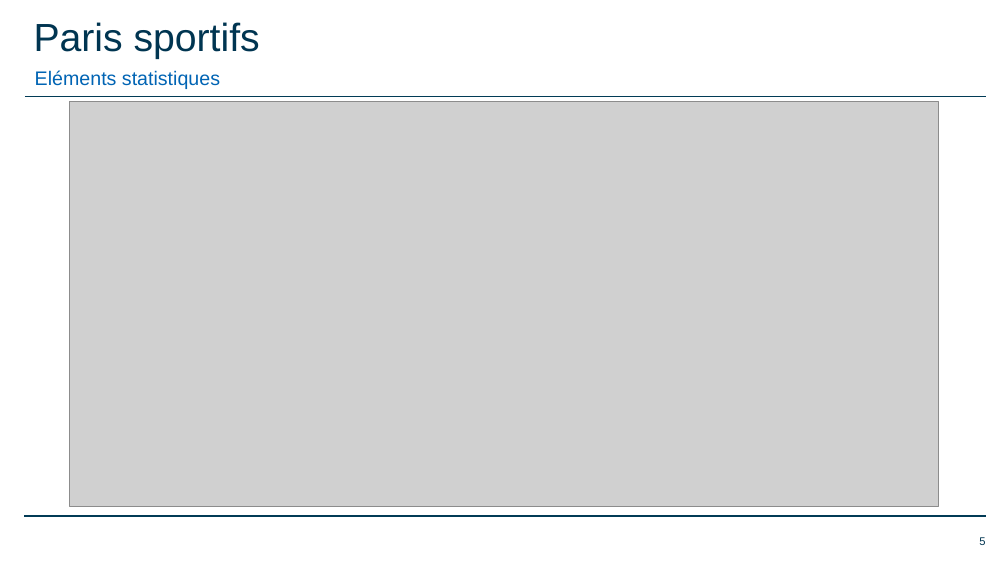
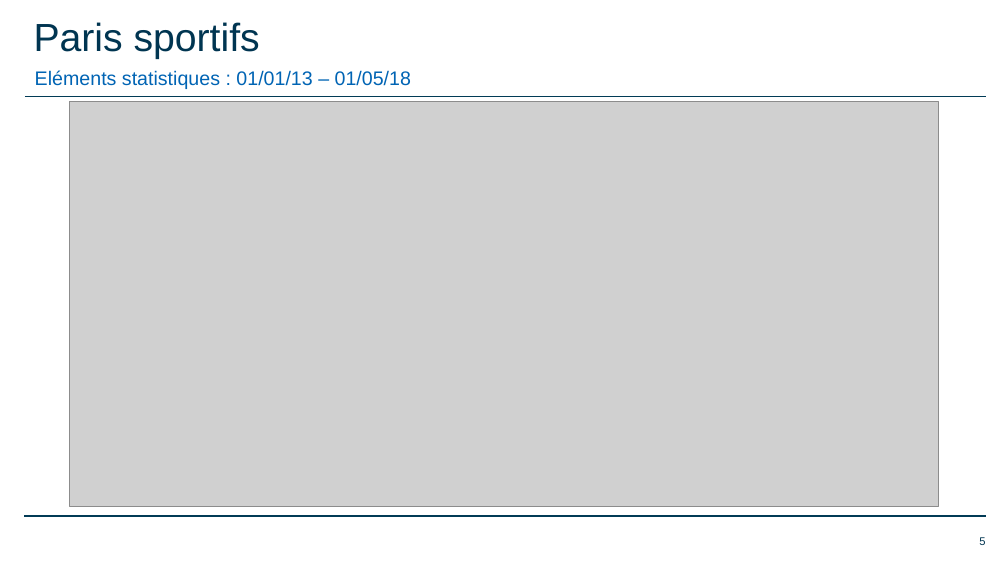
Before and after one commit to romainfd/-XFinance-Sports-bets, a slide deck: slide 5 of Présentations/2018.05.22 Présentation XFinance16.pptx. Drawn at 1008x567 pixels with LibreOffice and Linux fonts; fonts in the diff are those of the drawing; grey boxes stand for pictures; background and template pictures are left out. Boxes give left, top, right and bottom in pixels: in the first picture for what was removed or moved away, otherwise in the second. Text is boxed around its words. In the diff, an @@ line names an element or a change of style, - is before the commit and + after.

```diff
--- a/Présentations/2018.05.22 Présentation XFinance16.pptx
+++ b/Présentations/2018.05.22 Présentation XFinance16.pptx
@@ text at (x1=35, y1=70, x2=411, y2=89): text changed @@
-Eléments statistiques
+Eléments statistiques : 01/01/13 – 01/05/18
```
Also in this commit, not shown: 4 other slides changed, 1 slide added, 4 other files.
